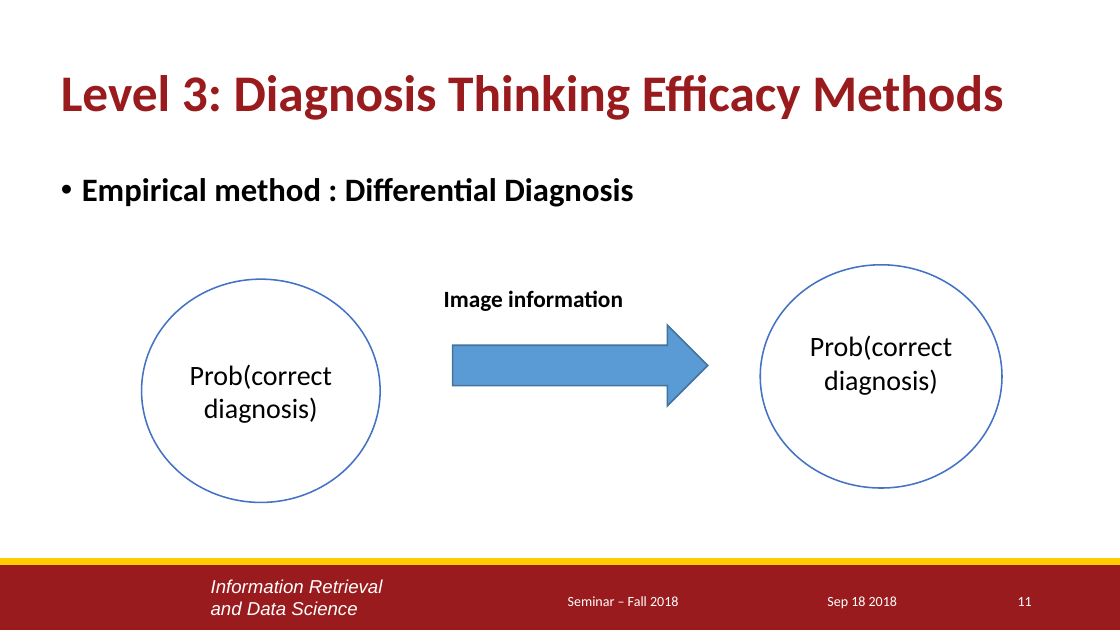
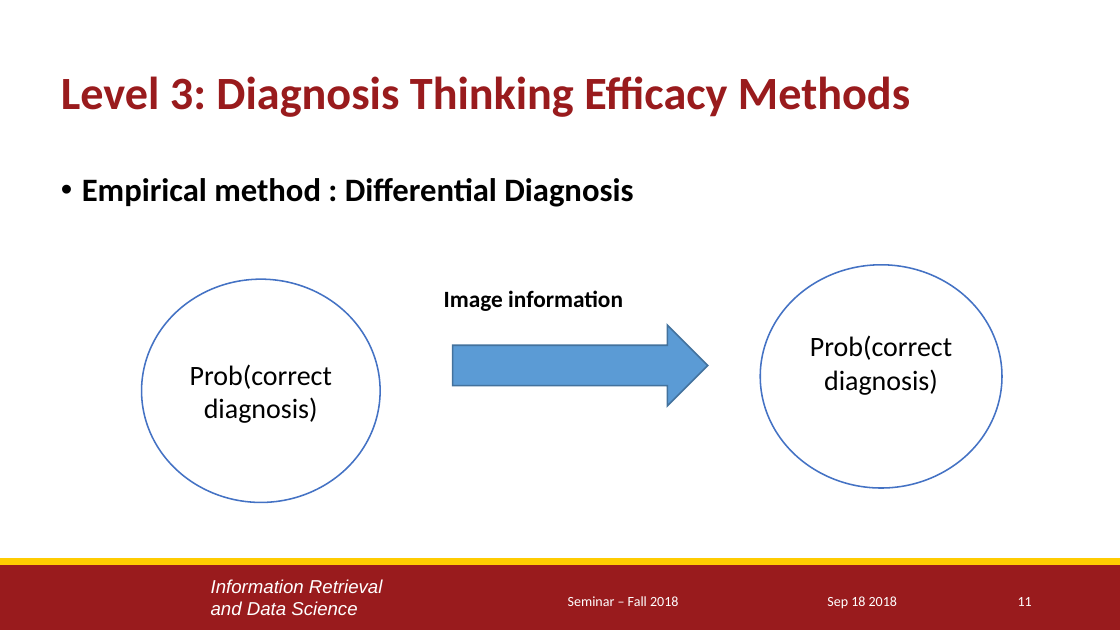
Before and after one commit to yuesOctober/survey, a slide deck: slide 11 of Presentation_1.pptx. Drawn at 1120x630 pixels with LibreOffice and Linux fonts; fonts in the diff are those of the drawing; background and template pictures are left out. Boxes give left, top, right and bottom in pixels: in the first picture for what was removed or moved away, otherwise in the second. Text is boxed around its words. In the diff, an @@ line names an element or a change of style, - is before the commit and + after.

```diff
--- a/Presentation_1.pptx
+++ b/Presentation_1.pptx
@@ title "Level 3: Diagnosis Thinking Efficacy ..." at box(61, 76, 910, 117): size 33 to 29.7 pt @@
```
Also in this commit, not shown: 1 other slide changed.
